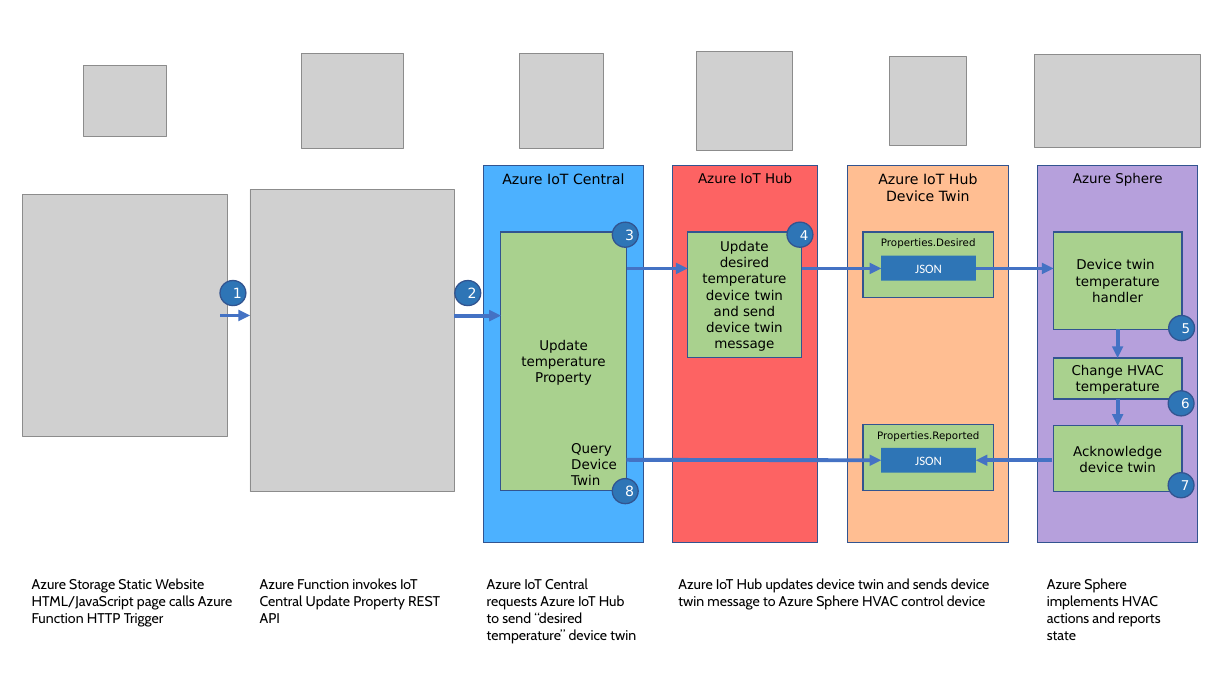
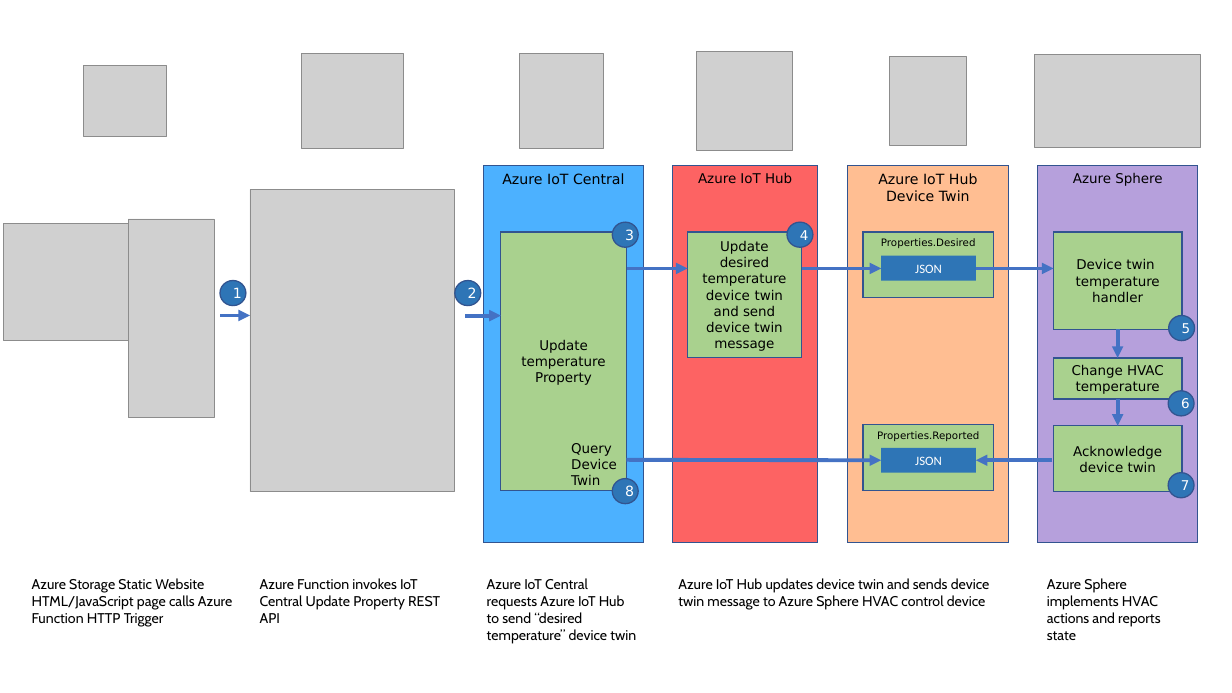
Before and after one commit to gloveboxes/Azure-Sphere-Learning-Path, a slide deck: slide 1 of samples/IoT_Central_REST_Hvac_Control/Hvac.Control.JavaScript.REST.Client/architecture.pptx. Drawn at 1232x693 pixels with LibreOffice and Linux fonts; fonts in the diff are those of the drawing; grey boxes stand for pictures; background and template pictures are left out. Boxes give left, top, right and bottom in pixels: in the first picture for what was removed or moved away, otherwise in the second. Text is boxed around its words. In the diff, an @@ line names an element or a change of style, - is before the commit and + after.

```diff
--- a/samples/IoT_Central_REST_Hvac_Control/Hvac.Control.JavaScript.REST.Client/architecture.pptx
+++ b/samples/IoT_Central_REST_Hvac_Control/Hvac.Control.JavaScript.REST.Client/architecture.pptx
@@ picture removed at (22,194,227,436) @@
@@ picture added at (4,224,147,341) @@
@@ picture added at (128,219,214,418) @@
@@ arrow moved from (501, 316) - (455, 316) to (501, 316) - (465, 316) @@
```
Also in this commit, not shown: 2 other files.
